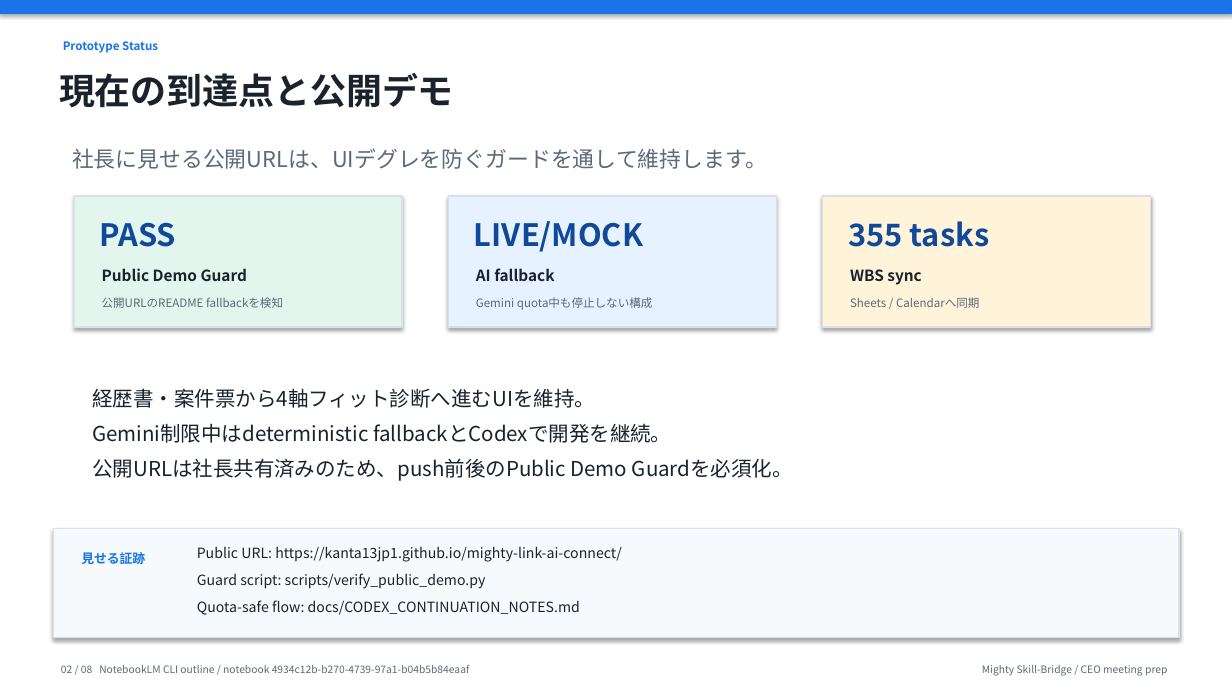
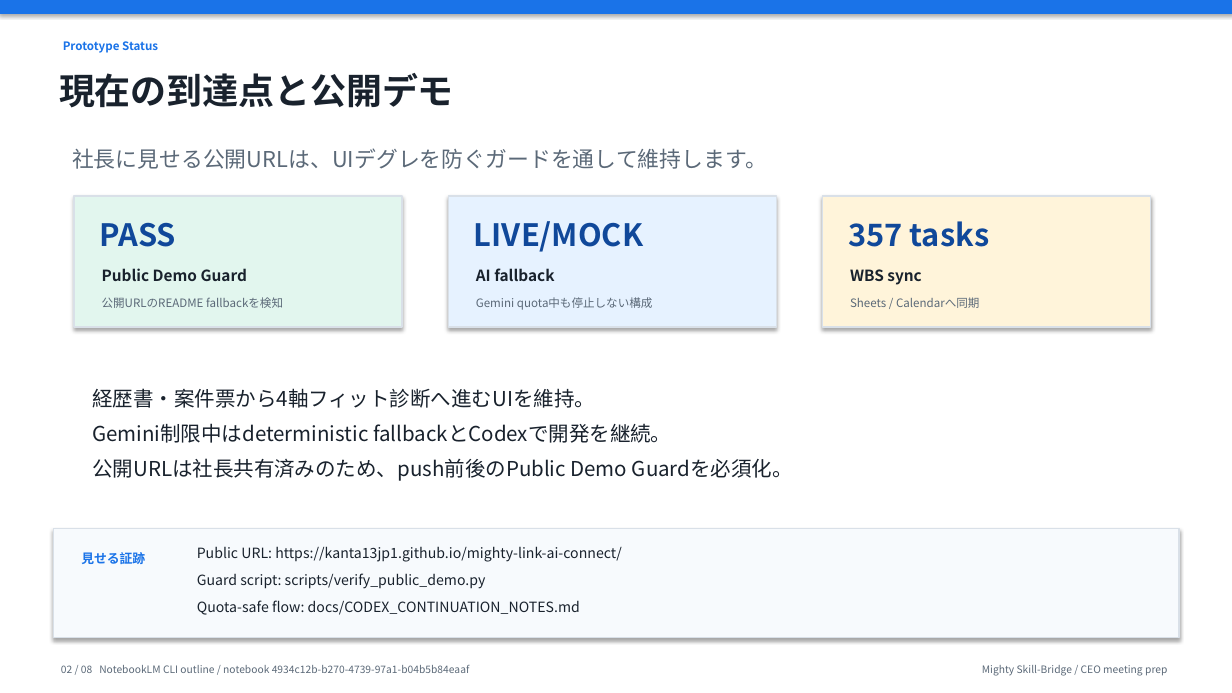
Before and after one commit to kanta13jp1/mighty-link-ai-connect, a slide deck: slide 2 of exports/knowledge_flow/mighty_skill_bridge_ceo_presentation_2026-06-02.pptx. Drawn at 1232x693 pixels with LibreOffice and Linux fonts; fonts in the diff are those of the drawing. Boxes give left, top, right and bottom in pixels: in the first picture for what was removed or moved away, otherwise in the second. Text is boxed around its words. In the diff, an @@ line names an element or a change of style, - is before the commit and + after.

```diff
--- a/exports/knowledge_flow/mighty_skill_bridge_ceo_presentation_2026-06-02.pptx
+++ b/exports/knowledge_flow/mighty_skill_bridge_ceo_presentation_2026-06-02.pptx
@@ text at (848, 221, 990, 247): text changed @@
-355 tasks
+357 tasks
```
Also in this commit, not shown: 23 other files.
